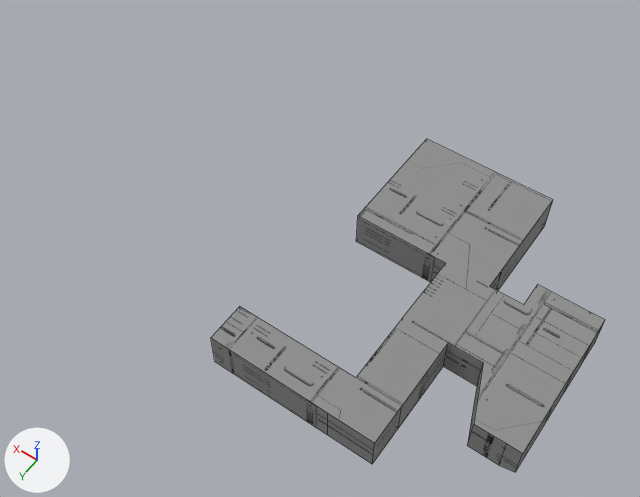
Before and after pictures for a commit that changed the Blender file Assets/Models/Lab.blend.
The view is the same before and after, from a 50 mm lens placed at (-7.6, 20.5, 34.3), pointed at (7.9, -1.3, 0.1). The axes (+X, +Y, +Z) are drawn at lower left. The lights are the same throughout. The older version comes first. Mesh edges are drawn as thin lines.
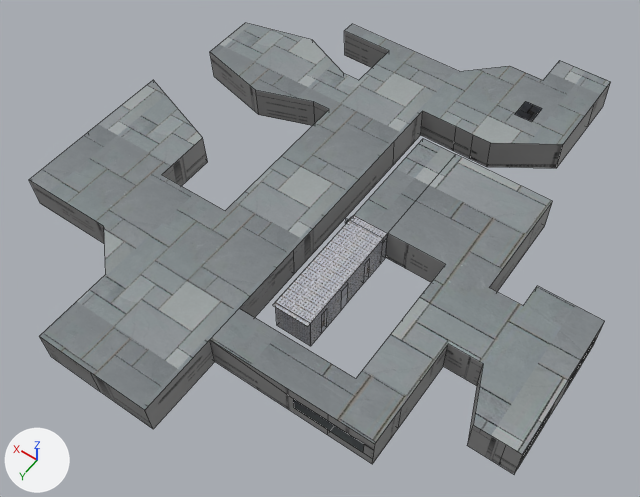
Where the change shows, as pixel boxes [x1, y1, x2, y2] in the pictures (640 x 497 px):
'Plane', reshaped (48% wider, 35% taller)
    before: [211, 139, 605, 472]
    after: [29, 23, 611, 474]
part 1 of me_plane, built on
    before: [211, 139, 605, 472]
    after: [29, 23, 611, 474]
part 2 of me_plane, surface changed
    before: [401, 201, 592, 465]
    after: [293, 201, 595, 465]
part 3 of me_plane, recoloured
    after: [293, 343, 593, 452]

The change, as a diff of the scene's bpy script:
```diff
--- a/Assets/Models/Lab.blend.py
+++ b/Assets/Models/Lab.blend.py
@@ img_bb01ad42cbb1c703e01b649f49b94cc1_jpg @@
+img_bb01ad42cbb1c703e01b649f49b94cc1_jpg = load_image('bb01ad42cbb1c703e01b649f49b94cc1.jpg', '_unpacked/bb01ad42cbb1c703e01b649f49b94cc1.jpg', 336, 499, 'sRGB')
@@ mat_floor @@
 mat_floor = principled_material('Floor')
-mat_floor.texture = img_978460518b0c7721d63d74803637e613_jpg
+mat_floor.texture = img_bb01ad42cbb1c703e01b649f49b94cc1_jpg
 mat_floor.roughness = 0.745
@@ mat_walls @@
+mat_walls = principled_material('Walls')
+mat_walls.texture = img_978460518b0c7721d63d74803637e613_jpg
@@ me_plane @@
 # used by ob_plane; location = (0.0, 0.0, 0.0)
-me_plane.from_pydata(...)  # 58 vertices, 44 faces; spans x -5.3..7.8, y -8.6..6.8, z 0.5..2.5
+me_plane.from_pydata(...)  # 225 vertices, 154 faces, 1 loose edge; spans x -5.3..20.8, y -18.2..10.9, z 0.5..2.4
+# me_plane part 1
+# 4 vertices are removed from x -5.3..6.5, y -2.4..3.9, z 0.5..2.5
+# 14 faces are deleted
+# 18 vertices in x -5.3..1.8, y -8.6..4.8, z 2.5 move by (0.0, 0.0, -0.1)
+# 4 vertices in x -5.3, y -3.7..1.2, z 0.8 move by (0.0, 0.0, -0.2)
+# 8 vertices move from x -5.3..7.8, y -8.6..6.8, z 0.5..2.5 to x -5.3..7.8, y -8.6..10.8, z 0.6..2.4
+# 96 vertices are added at x -5.3..20.8, y -18.2..10.8, z 0.5..2.4
+# 18 new vertices lie (1.0, 0.0, 0.0) away from vertices in x 3.8..11.8, y -10.4..2.9, z 0.6..2.4
+# 6 new vertices lie (0.0, 0.0, 1.3) away from vertices in x 5.9, y -0.9..2.9, z 0.6
+# 15 new vertices lie (0.0, 0.1, 1.8) away from vertices in x 0.8..19.8, y -13.4..10.8, z 0.5..2.5
+# 12 new vertices lie (0.0, 0.2, 1.8) away from vertices in x 0.8..20.8, y -18.2..4.8, z 0.6
+# 10 new vertices lie (0.0, 0.0, 1.8) away from vertices in x 2.9..15.8, y -14.0..3.7, z 0.6
+# 6 new vertices lie (0.0, 0.4, 0.0) away from vertices in x 4.9..6.9, y -2.4, z 0.5..2.1
+# 8 new vertices lie (0.0, 0.0, 0.8) away from vertices in x -5.3..3.5, y -3.1..6.8, z 1.0..2.5
+# 1 loose edge is added
+# 36 new faces join them, mat_floor (picture img_bb01ad42cbb1c703e01b649f49b94cc1_jpg)
+# 57 new faces join them, mat_walls (picture img_978460518b0c7721d63d74803637e613_jpg)
+# 31 new faces join them, mat_material (picture img_tiles_png)
+# me_plane part 2: 30 kept faces spanning x -5.3..7.8, y -8.6..6.8, z 0.6..2.4 get new texture (UV) coordinates
+# me_plane part 3: 15 faces spanning x -5.3..7.8, y -8.6..6.8, z 0.6 switch from mat_material (picture img_tiles_png) to mat_floor (picture img_bb01ad42cbb1c703e01b649f49b94cc1_jpg)
+me_plane.materials.append(mat_walls)  # picture img_978460518b0c7721d63d74803637e613_jpg
```
